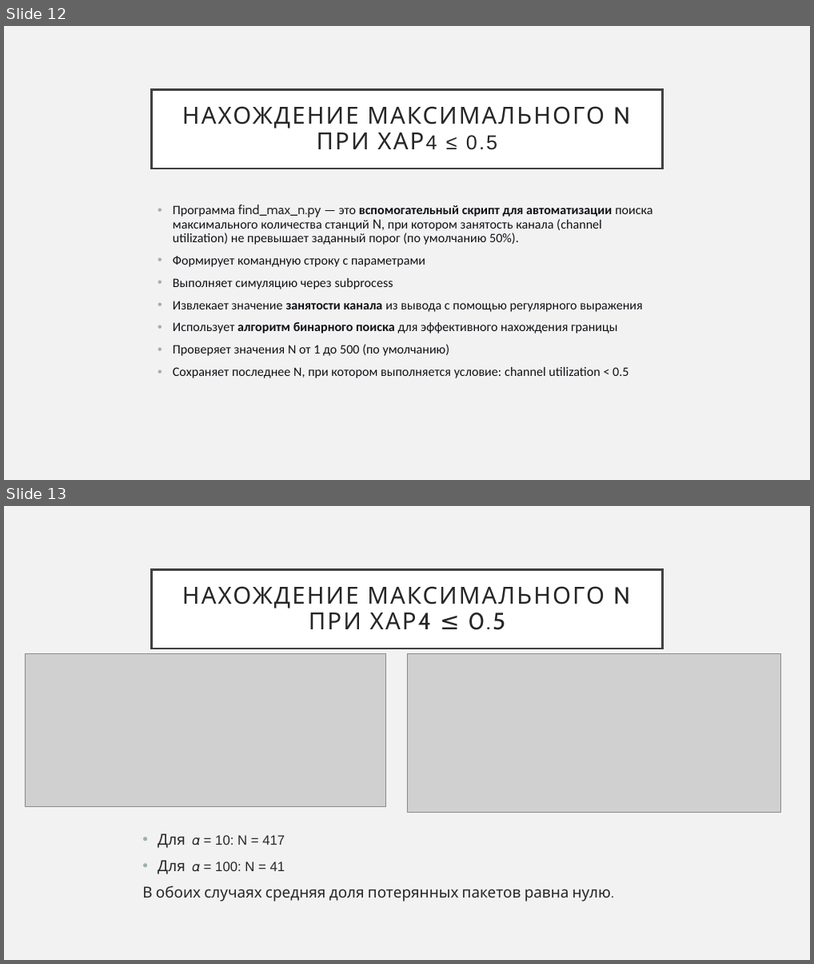
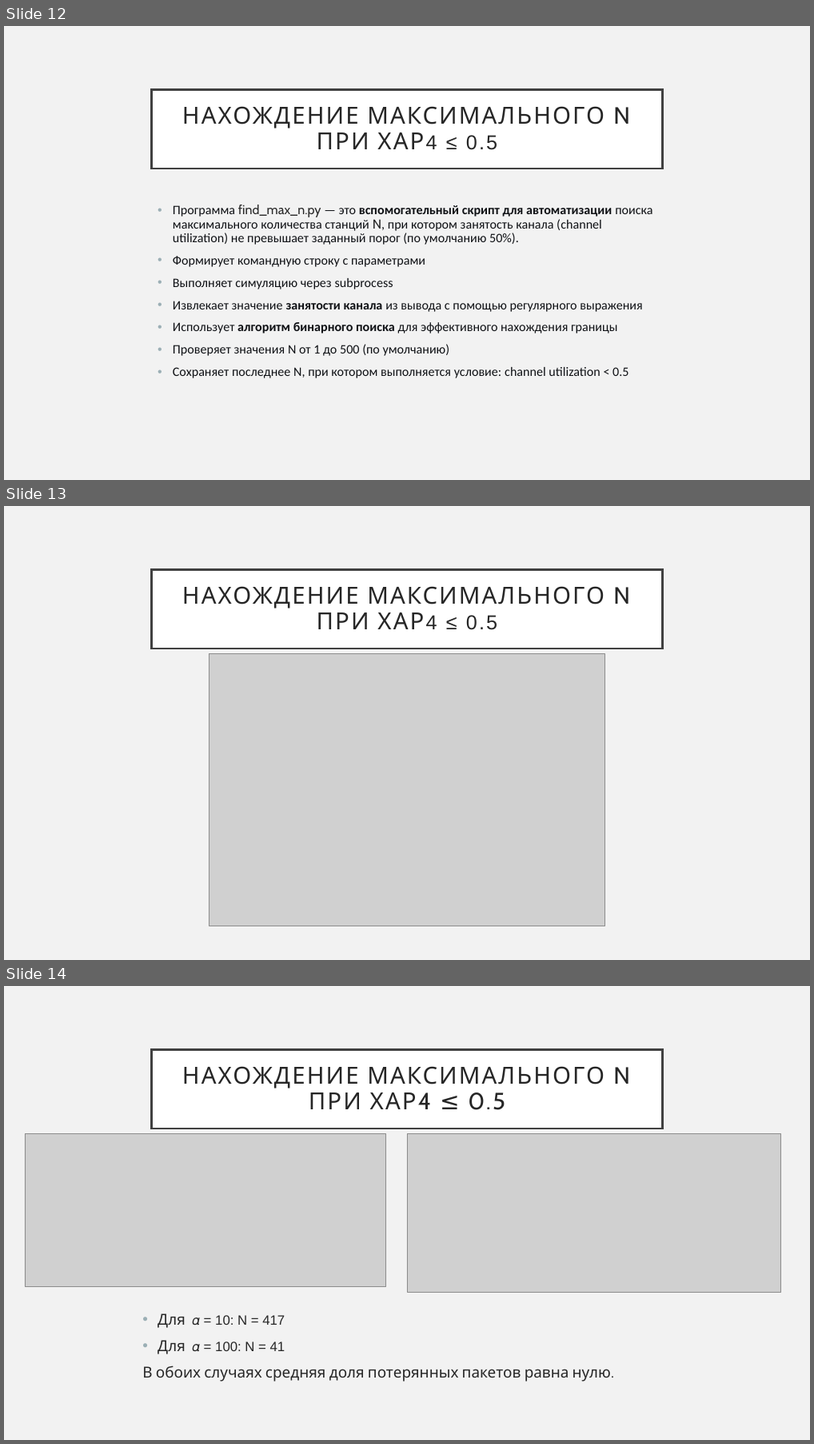
Before and after one commit to yak0da/imiris, a slide deck: отчет.pptx. Shown one above the other, each under a label of ours: slides 12 and 13 before the commit, slides 12, 13 and 14 after it. The pictures are 814x964 and 814x1444 pixels, drawn with LibreOffice and Linux fonts; fonts in the diff are those of the drawing; grey boxes stand for pictures. Boxes give left, top, right and bottom in pixels: in the first picture for what was removed or moved away, otherwise in the second. Text is boxed around its words. In the diff, an @@ line names an element or a change of style, - is before the commit and + after.

```diff
--- a/отчет.pptx
+++ b/отчет.pptx
@@ slide 13 added at box(4, 506, 810, 960), background #F2F2F2 @@
@@ title added at box(152, 569, 662, 648), fill #FFFFFF, outline #404040 2.5 pt, 28 pt, text #262626 @@
+НАХОЖДЕНИЕ МАКСИМАЛЬНОГО N ПРИ ХАР4 ≤ 0.5
@@ picture added at box(209, 654, 606, 926) @@
@@ what was slide 13 is now slide 14 @@
```
Also in this commit, not shown: 2 slides changed, 2 other slides added, 10 other files.
